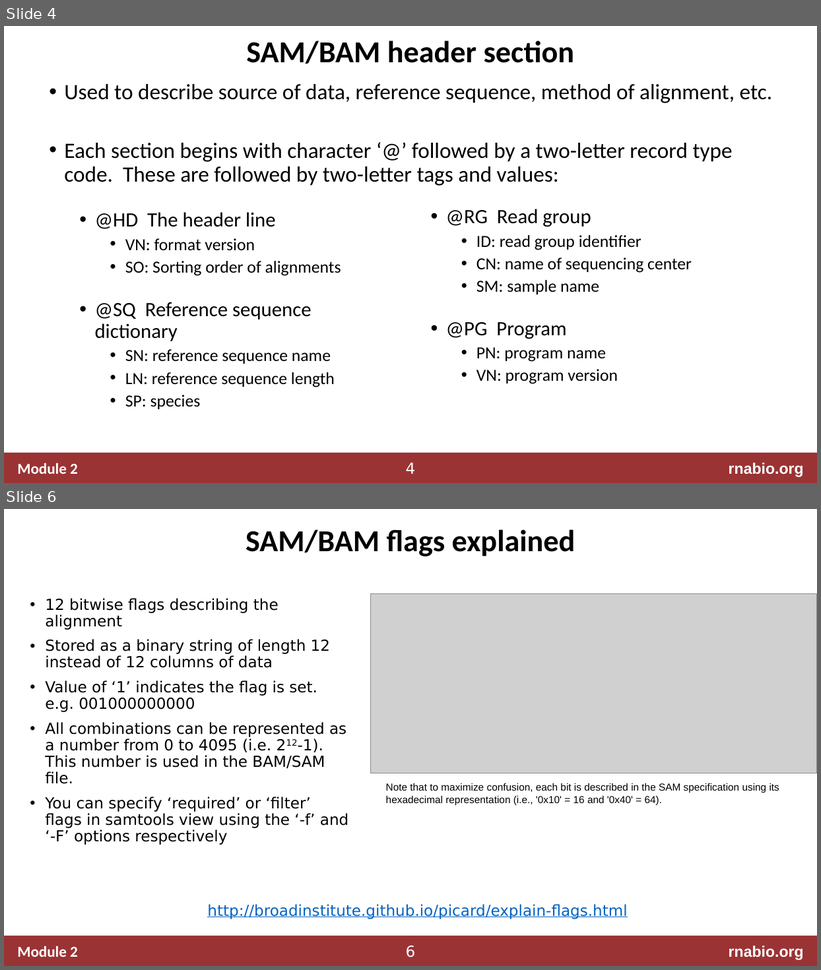
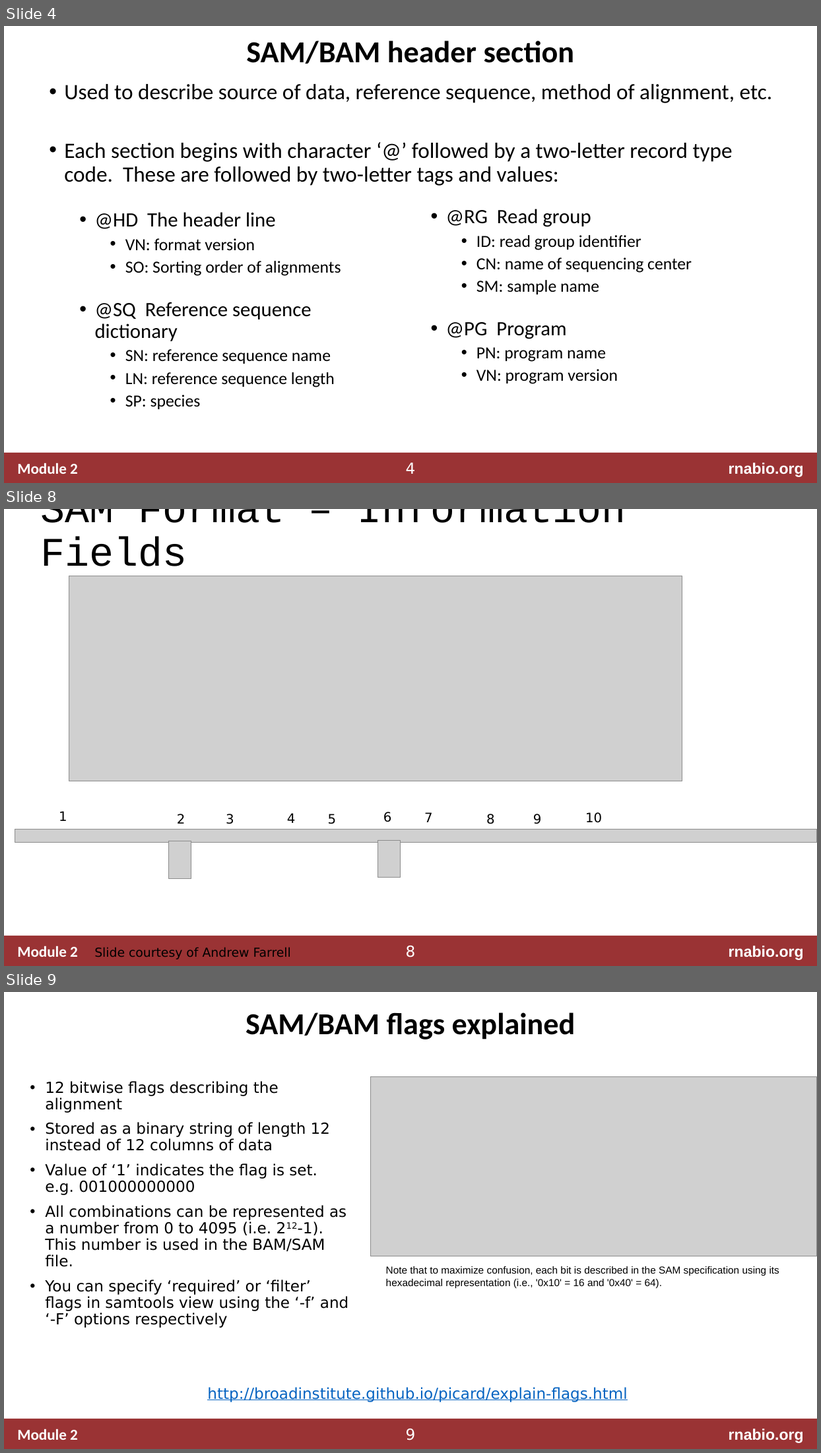
Before and after one commit to griffithlab/rnabio.org, a slide deck: assets/lectures/cshl/2020/mini/RNASeq_MiniLecture_02_03_SAM_BAM_BED.pptx. Shown one above the other, each under a label of ours: slides 4 and 6 before the commit, slides 4, 8 and 9 after it; the slides between them are not shown. The pictures are 821x970 and 821x1453 pixels, drawn with LibreOffice and Linux fonts; fonts in the diff are those of the drawing; grey boxes stand for pictures. Boxes give left, top, right and bottom in pixels: in the first picture for what was removed or moved away, otherwise in the second. Text is boxed around its words. In the diff, an @@ line names an element or a change of style, - is before the commit and + after.

```diff
--- a/assets/lectures/cshl/2020/mini/RNASeq_MiniLecture_02_03_SAM_BAM_BED.pptx
+++ b/assets/lectures/cshl/2020/mini/RNASeq_MiniLecture_02_03_SAM_BAM_BED.pptx
@@ slide 8 added at [4,509,817,966], background #FFFFFF; not listed: 4 template elements that a slide beside it also shows @@
@@ title added at [40,509,626,577], 48 pt, text #000000 @@
+SAM Format – Information Fields
@@ picture added at [69,576,682,782] @@
@@ group added at [15,811,817,879]: 10 texts, 3 pictures @@
+3
+2
+1
+5
+4
+8
+6
+7
+10
+9
@@ text added at [94,947,291,960], 14.7 pt, text #000000 @@
+Slide courtesy of Andrew Farrell
@@ what was slide 6 is now slide 9 @@
@@ page number at [406,1429,416,1441]: text changed @@
-6
+9
```
Also in this commit, not shown: 2 slides changed, 3 other slides added, 4 other files.
